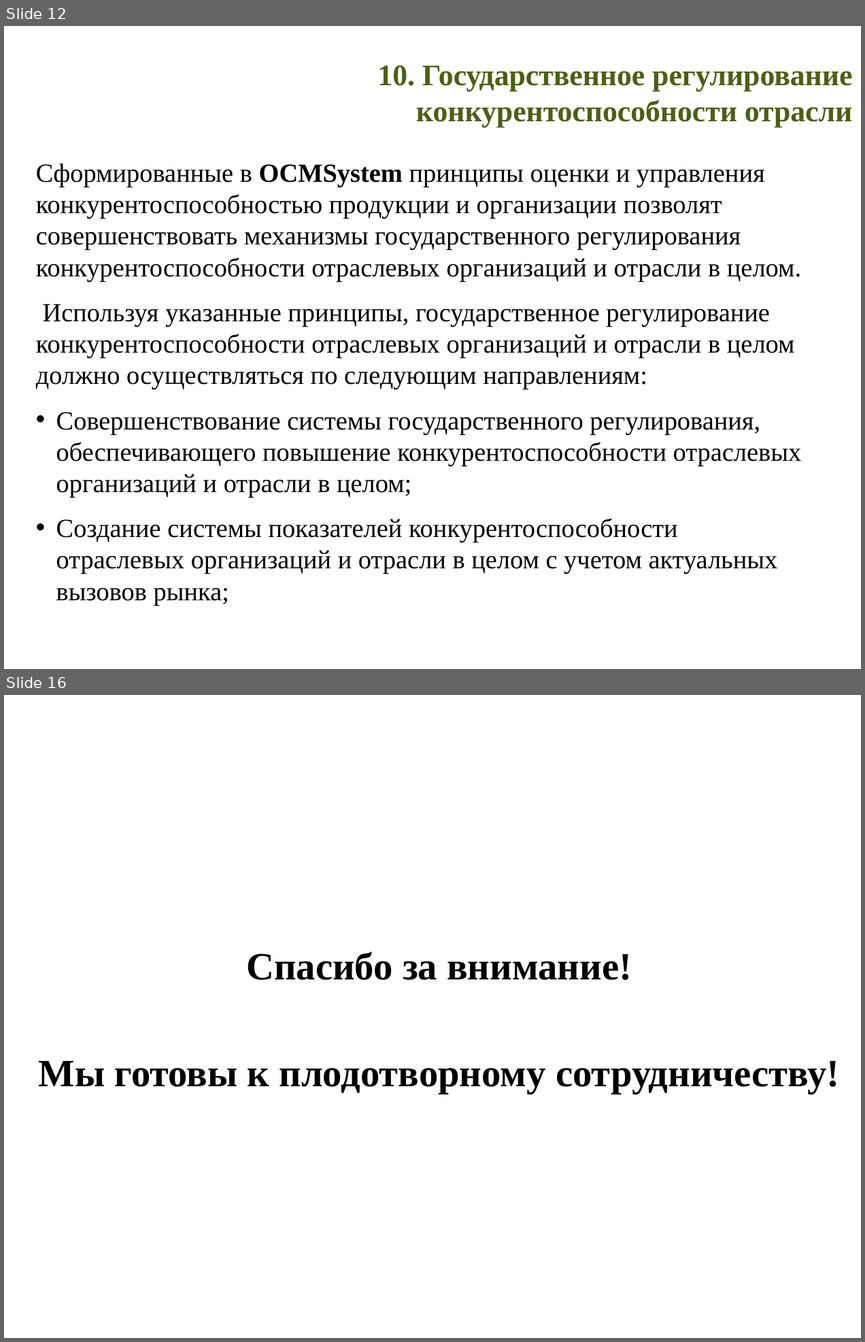
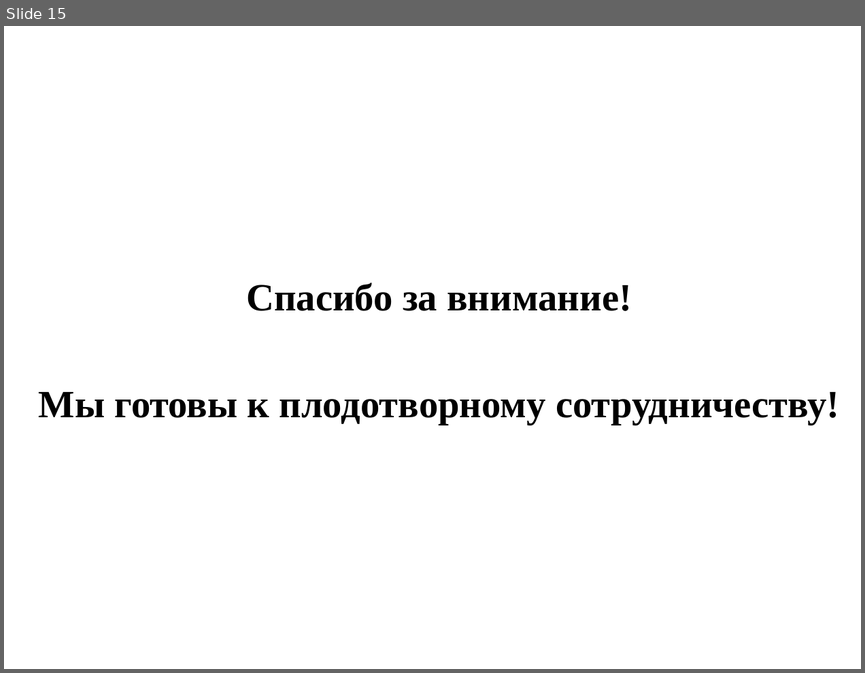
Before and after one commit to ocmsystem/ocmsystem.github.io, a slide deck: files/presentations/Presentation_OCMSystem_RU.ppt. Shown one above the other, each under a label of ours: slides 12 and 16 before the commit, slide 15 after it; the slides between them are not shown. The pictures are 865x1342 and 865x673 pixels, drawn with LibreOffice and Linux fonts; fonts in the diff are those of the drawing; background and template pictures are left out. Boxes give left, top, right and bottom in pixels: in the first picture for what was removed or moved away, otherwise in the second. Text is boxed around its words. In the diff, an @@ line names an element or a change of style, - is before the commit and + after.

Commit message:
Update russian presentation and main page text

```diff
--- a/files/presentations/Presentation_OCMSystem_RU.ppt
+++ b/files/presentations/Presentation_OCMSystem_RU.ppt
@@ slide 12 removed at [4, 26, 861, 669], background picture (left out) @@
@@ title removed at [378, 65, 852, 127] @@
-10. Государственное регулирование конкурентоспособности отрасли
@@ text removed at [36, 163, 802, 605] @@
-Сформированные в OCMSystem принципы оценки и управления конкурентоспособностью продукции и организации позволят совершенствовать механизмы государственного регулирования конкурентоспособности отраслевых организаций и отрасли в целом.
-Используя указанные принципы, государственное регулирование конкурентоспособности отраслевых организаций и отрасли в целом должно осуществляться по следующим направлениям:
-• Совершенствование системы государственного регулирования, обеспечивающего повышение конкурентоспособности отраслевых организаций и отрасли в целом;
-• Создание системы показателей конкурентоспособности отраслевых организаций и отрасли в целом с учетом актуальных вызовов рынка;
@@ what was slide 16 is now slide 15 @@
```
Also in this commit, not shown: 5 slides changed, 1 slide added, 1 other slide removed, 1 other file.
